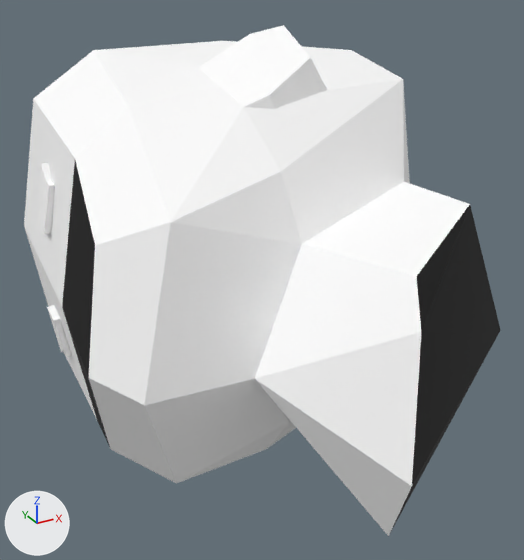
Before and after pictures for a commit that changed the glTF model client/public/models/parts/modular-fantasy-hero__SK_Chr_Head_Female_20.glb.
Camera for both pictures: a camera (50 mm lens) standing at (-20.0, 127.6, 163.3) and looking at (-0.6, 162.9, 145.6). Arrows for +X, +Y and +Z are at lower left; the lights stay in place. The picture after the commit comes second. Where no turn or scale is listed for an object, it has been applied to the vertices. Vertices at exactly the same position are counted once.

Names of what the first picture shows: 'SK_Chr_Head_Female_22'.
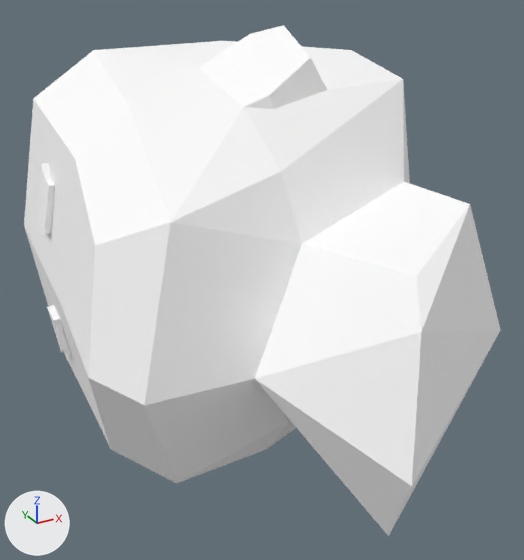
Changed parts and their boxes (x1, y1, x2, y2) in the pictures (524 x 560 px):
'SK_Chr_Head_Female_22', recoloured: (59, 156, 500, 534) in both

Diff of the bpy script that builds the scene:
```diff
--- a/client/public/models/parts/modular-fantasy-hero__SK_Chr_Head_Female_20.glb.py
+++ b/client/public/models/parts/modular-fantasy-hero__SK_Chr_Head_Female_20.glb.py
@@ mat_character @@
 n0 = _N.new('ShaderNodeBsdfPrincipled'); n0.name = 'Principled BSDF'
+n0.inputs[0].default_value = (1.0, 1.0, 1.0, 1.0)  # 'Base Color', white #ffffff
 n0.inputs[2].default_value = 0.85  # 'Roughness'
 n1 = _N.new('ShaderNodeOutputMaterial'); n1.name = 'Material Output'
-n2 = _N.new('ShaderNodeVertexColor'); n2.name = 'Color Attribute'
 _L.new(n0.outputs[0], n1.inputs[0])  # 'BSDF' to 'Surface'
-_L.new(n2.outputs[0], n0.inputs[0])  # 'Color' to 'Base Color'
@@ me_mesh_0 @@
 me_mesh_0.from_pydata(...)  # 121 vertices, 224 faces; spans x -13.0..12.3, y 141.5..178.3, z -0.6..25.9
 # used by ob_sk_chr_head_female_22; location = (0.0, 3.27, 133.74)
+# me_mesh_0 part 1: vertex colours changed
 me_mesh_0.materials.append(mat_character)
```
